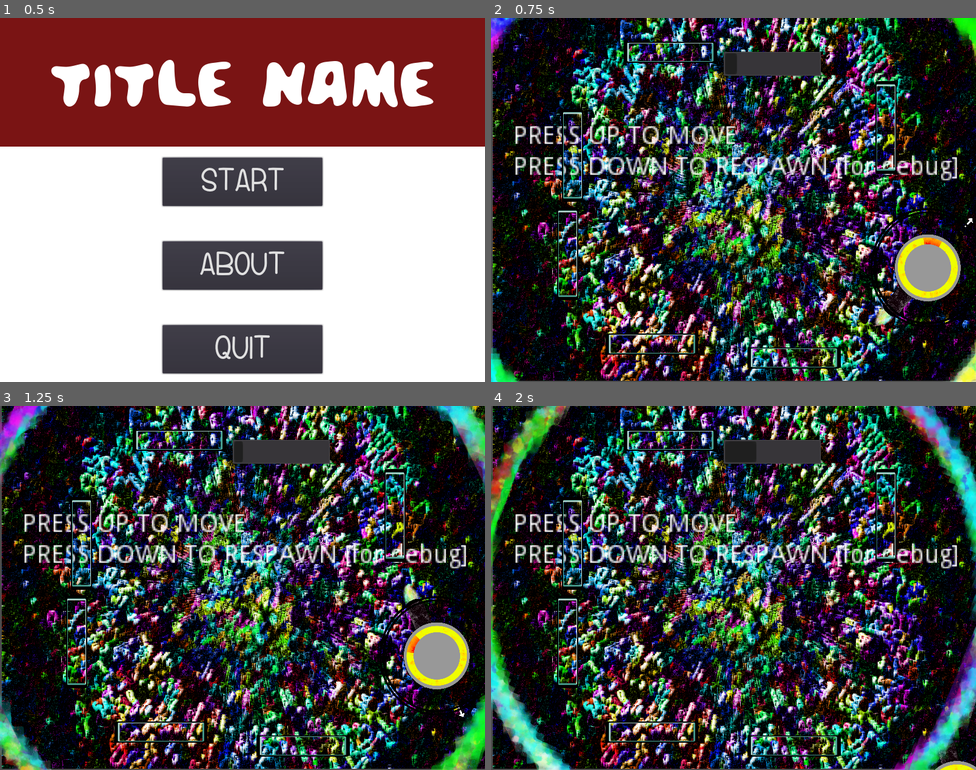
Above: before the commit, frames 1-4 (two rows, left to right).
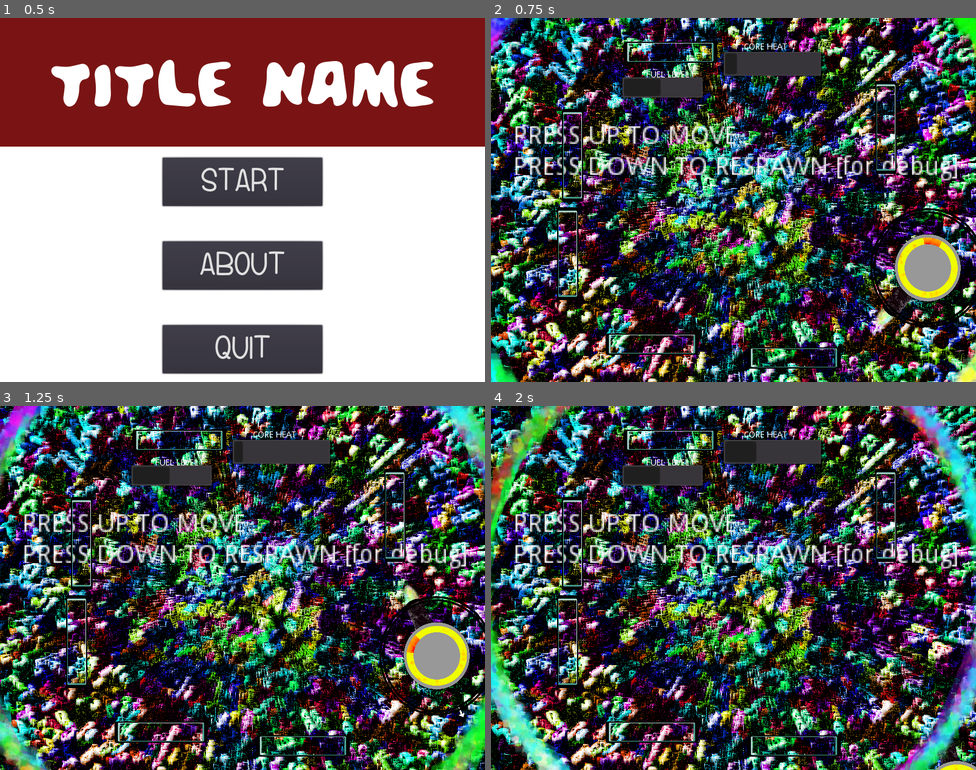
Above: after the commit, the same moments.

Repository: ktosox/Wild_Jam_01_2019
Game: Godot game, scene res://Scenes_N_Scripts/Menu_Scene.tscn
Two runs of this game, one before a commit and one after it. Both use one fixed random seed, a clock stepped at 60 frames per second and the inputs below.
Inputs:
- Up to frame 1 (0.5 s): no input
- Up to frame 2 (0.75 s): click "START" at 0.5 s
- Up to frame 3 (1.25 s): no input
- Up to frame 4 (2 s): hold Up (ui_up) from 1.28 s (still down)

Frame 1 is identical in both runs. In frame 2, 72% of the frame differs, in the area x 0-100%, y 0-100%; in frame 3, 71%; in frame 4, 71%.

Commit message:
slight fix to background and labels to bars added

Diff:
--- /dev/null
+++ b/Scenes_N_Scripts/Background.gd
@@ -0,0 +1,14 @@
+extends Control
+
+# class member variables go here, for example:
+# var a = 2
+# var b = "textvar"
+
+func _ready():
+
+	pass
+
+#func _process(delta):
+#	# Called every frame. Delta is time since last frame.
+#	# Update game logic here.
+#	pass
--- a/Scenes_N_Scripts/Background.tscn
+++ b/Scenes_N_Scripts/Background.tscn
@@ -1,6 +1,7 @@
-[gd_scene load_steps=2 format=2]
+[gd_scene load_steps=3 format=2]
 
-[ext_resource path="res://Resources/Artwork/Textures/Vivid_Candy.png" type="Texture" id=1]
+[ext_resource path="res://Scenes_N_Scripts/Background.gd" type="Script" id=1]
+[ext_resource path="res://Resources/Artwork/Textures/Vivid_Candy.png" type="Texture" id=2]
 
 [node name="Background" type="Control"]
 
@@ -14,20 +15,24 @@
 mouse_default_cursor_shape = 0
 size_flags_horizontal = 1
 size_flags_vertical = 1
+script = ExtResource( 1 )
 _sections_unfolded = [ "Rect" ]
 
-[node name="TextureRect" type="TextureRect" parent="." index="0"]
+[node name="TextureRect5" type="TextureRect" parent="." index="0"]
 
-anchor_left = 0.0
-anchor_top = 0.0
-anchor_right = 1.0
-anchor_bottom = 1.0
+anchor_left = 0.5
+anchor_top = 0.5
+anchor_right = 0.5
+anchor_bottom = 0.5
+margin_left = -640.0
+margin_top = -360.0
+margin_right = 640.0
+margin_bottom = 360.0
 rect_pivot_offset = Vector2( 0, 0 )
 rect_clip_content = false
 mouse_filter = 1
 mouse_default_cursor_shape = 0
 size_flags_horizontal = 1
 size_flags_vertical = 1
-texture = ExtResource( 1 )
-expand = true
+texture = ExtResource( 2 )
 _sections_unfolded = [ "Rect" ]
--- /dev/null
+++ b/Scenes_N_Scripts/Background_layer_base.gd
@@ -0,0 +1,14 @@
+extends TextureRect
+
+# class member variables go here, for example:
+# var a = 2
+# var b = "textvar"
+
+func _ready():
+	$AnimationPlayer.advance(randf()*30)
+	pass
+
+#func _process(delta):
+#	# Called every frame. Delta is time since last frame.
+#	# Update game logic here.
+#	pass
--- /dev/null
+++ b/Scenes_N_Scripts/Background_layer_base.tscn
@@ -0,0 +1,56 @@
+[gd_scene load_steps=4 format=2]
+
+[ext_resource path="res://Resources/Artwork/Textures/Vivid_Candy.png" type="Texture" id=1]
+[ext_resource path="res://Scenes_N_Scripts/Background_layer_base.gd" type="Script" id=2]
+
+[sub_resource type="Animation" id=1]
+
+resource_name = "Wobble"
+length = 60.0
+loop = true
+step = 0.1
+tracks/0/type = "value"
+tracks/0/path = NodePath(".:rect_position")
+tracks/0/interp = 2
+tracks/0/loop_wrap = true
+tracks/0/imported = false
+tracks/0/enabled = true
+tracks/0/keys = {
+"times": PoolRealArray( 0, 8.8, 9, 9.2, 20, 28.4, 28.8, 29.2, 39.7, 39.8, 39.9, 50.2, 50.3, 50.4, 60 ),
+"transitions": PoolRealArray( 1, 1, 1, 1, 1, 1, 1, 1, 1, 1, 1, 1, 1, 1, 1 ),
+"update": 0,
+"values": [ Vector2( 0, 0 ), Vector2( 0, 0 ), Vector2( 5, 0 ), Vector2( 0, 0 ), Vector2( 0, 0 ), Vector2( 0, 0 ), Vector2( 0, -10 ), Vector2( 0, 0 ), Vector2( 0, 0 ), Vector2( -5, 3 ), Vector2( 0, 0 ), Vector2( 0, 0 ), Vector2( 3, -4 ), Vector2( 0, 0 ), Vector2( 0, 0 ) ]
+}
+
+[node name="TextureRect" type="TextureRect"]
+
+modulate = Color( 1, 1, 1, 0.182353 )
+anchor_left = 0.5
+anchor_top = 0.5
+anchor_right = 0.5
+anchor_bottom = 0.5
+margin_left = -399.761
+margin_top = -300.123
+margin_right = 400.239
+margin_bottom = 299.877
+rect_pivot_offset = Vector2( 0, 0 )
+rect_clip_content = false
+mouse_filter = 1
+mouse_default_cursor_shape = 0
+size_flags_horizontal = 1
+size_flags_vertical = 1
+texture = ExtResource( 1 )
+expand = true
+stretch_mode = 0
+script = ExtResource( 2 )
+_sections_unfolded = [ "Anchor", "Rect", "Visibility" ]
+
+[node name="AnimationPlayer" type="AnimationPlayer" parent="." index="0"]
+
+root_node = NodePath("..")
+autoplay = "Wobble"
+playback_process_mode = 1
+playback_default_blend_time = 0.0
+playback_speed = 1.0
+anims/Wobble = SubResource( 1 )
+blend_times = [  ]
--- a/Scenes_N_Scripts/GameScene.gd
+++ b/Scenes_N_Scripts/GameScene.gd
@@ -1,6 +1,6 @@
 extends Node
 
-var fuelLevel = 50
+var fuelLevel = 500
 var corePowerLevel = 50
 var coreSlowDownRate = 20
 var playerBase = load("res://Scenes_N_Scripts/Player.tscn") # Load Player Scene
@@ -24,8 +24,10 @@
 func updateGlobalPlayerData(delta):
 	if(corePowerLevel>0):
 		corePowerLevel -= delta * coreSlowDownRate
+		fuelLevel -= corePowerLevel * 0.1 * delta
 	$Player.updateCoreRotation(corePowerLevel)
 	$CoreEnergyBar.value = corePowerLevel
+	$FuelLEvelBar.value = fuelLevel
 	#decrease fuel and power * delta
 	#send updated values to Player
 	pass
--- a/Scenes_N_Scripts/GameScene.tscn
+++ b/Scenes_N_Scripts/GameScene.tscn
@@ -127,3 +127,71 @@
 rounded = false
 percent_visible = false
 _sections_unfolded = [ "Percent" ]
+
+[node name="FuelLEvelBar" type="ProgressBar" parent="." index="12"]
+
+anchor_left = 0.0
+anchor_top = 0.0
+anchor_right = 0.0
+anchor_bottom = 0.0
+margin_left = -185.0
+margin_top = -204.0
+margin_right = -49.0
+margin_bottom = -167.0
+rect_pivot_offset = Vector2( 0, 0 )
+rect_clip_content = false
+mouse_filter = 0
+mouse_default_cursor_shape = 0
+size_flags_horizontal = 1
+size_flags_vertical = 0
+min_value = 0.0
+max_value = 1000.0
+step = 1.0
+page = 0.0
+value = 0.0
+exp_edit = false
+rounded = false
+percent_visible = false
+_sections_unfolded = [ "Percent" ]
+
+[node name="Label2" type="Label" parent="." index="13"]
+
+anchor_left = 0.0
+anchor_top = 0.0
+anchor_right = 0.0
+anchor_bottom = 0.0
+margin_left = 17.0
+margin_top = -259.0
+margin_right = 113.0
+margin_bottom = -228.0
+rect_pivot_offset = Vector2( 0, 0 )
+rect_clip_content = false
+mouse_filter = 2
+mouse_default_cursor_shape = 0
+size_flags_horizontal = 1
+size_flags_vertical = 4
+text = "CORE HEAT"
+percent_visible = 1.0
+lines_skipped = 0
+max_lines_visible = -1
+
+[node name="Label3" type="Label" parent="." index="14"]
+
+anchor_left = 0.0
+anchor_top = 0.0
+anchor_right = 0.0
+anchor_bottom = 0.0
+margin_left = -144.0
+margin_top = -213.0
+margin_right = -48.0
+margin_bottom = -182.0
+rect_pivot_offset = Vector2( 0, 0 )
+rect_clip_content = false
+mouse_filter = 2
+mouse_default_cursor_shape = 0
+size_flags_horizontal = 1
+size_flags_vertical = 4
+text = "FUEL LEVEL"
+percent_visible = 1.0
+lines_skipped = 0
+max_lines_visible = -1
